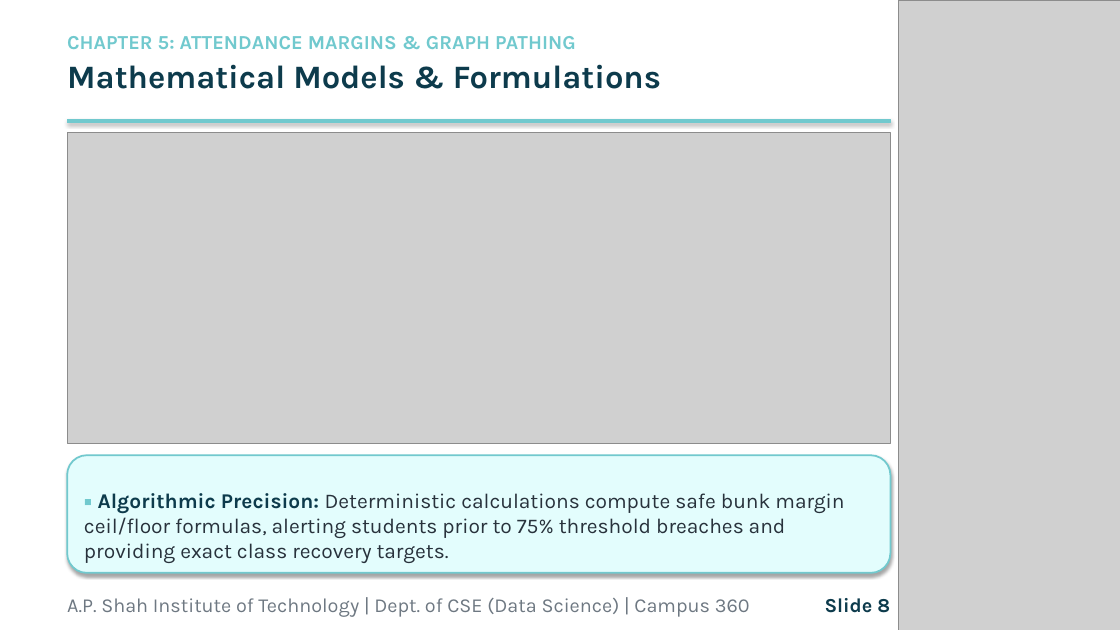
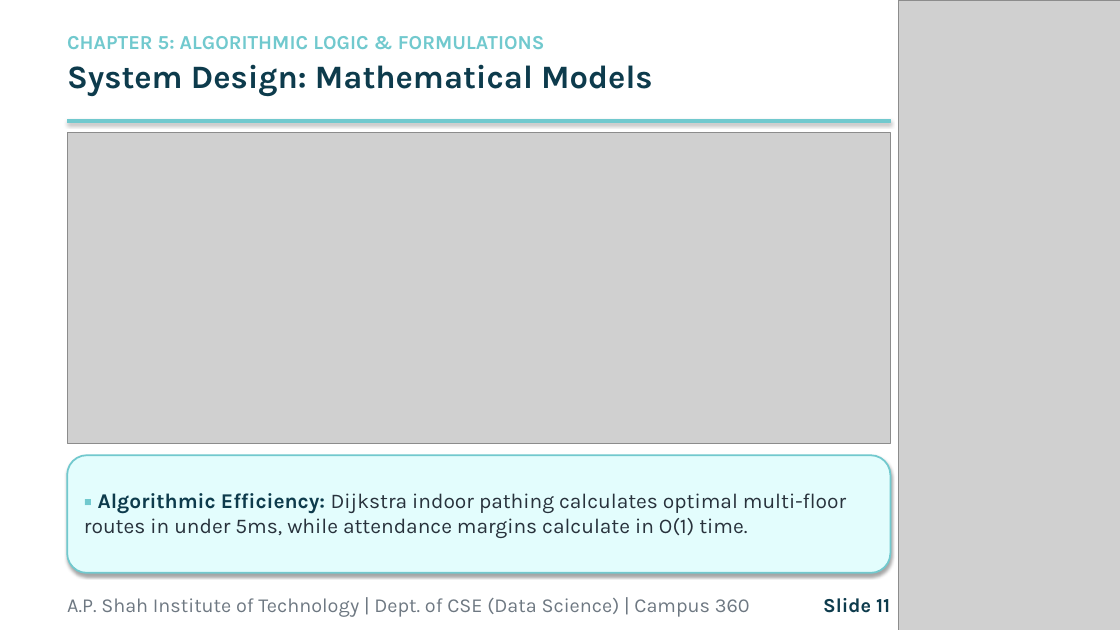
Before and after one commit to Jain07Himanshu/Campus-360, a slide deck: slide 11 of docs/Campus_360_Presentation.pptx (slide 8 before the commit). Drawn at 1120x630 pixels with LibreOffice and Linux fonts; fonts in the diff are those of the drawing; grey boxes stand for pictures. Boxes give left, top, right and bottom in pixels: in the first picture for what was removed or moved away, otherwise in the second. Text is boxed around its words. In the diff, an @@ line names an element or a change of style, - is before the commit and + after.

```diff
--- a/docs/Campus_360_Presentation.pptx
+++ b/docs/Campus_360_Presentation.pptx
@@ text at (x1=67, y1=36, x2=652, y2=97): text changed @@
-CHAPTER 5: ATTENDANCE MARGINS & GRAPH PATHING
-Mathematical Models & Formulations
+CHAPTER 5: ALGORITHMIC LOGIC & FORMULATIONS
+System Design: Mathematical Models
@@ text at (x1=84, y1=493, x2=846, y2=538): text changed @@
-▪ Algorithmic Precision: Deterministic calculations compute safe bunk margin ceil/floor formulas, alerting students prior to 75% threshold breaches and providing exact class recovery targets.
+▪ Algorithmic Efficiency: Dijkstra indoor pathing calculates optimal multi-floor routes in under 5ms, while attendance margins calculate in O(1) time.
@@ text at (x1=823, y1=598, x2=890, y2=613): text changed @@
-Slide 8
+Slide 11
```
Also in this commit, not shown: 11 other slides changed, 9 slides added, 3 slides removed, 4 other files.
